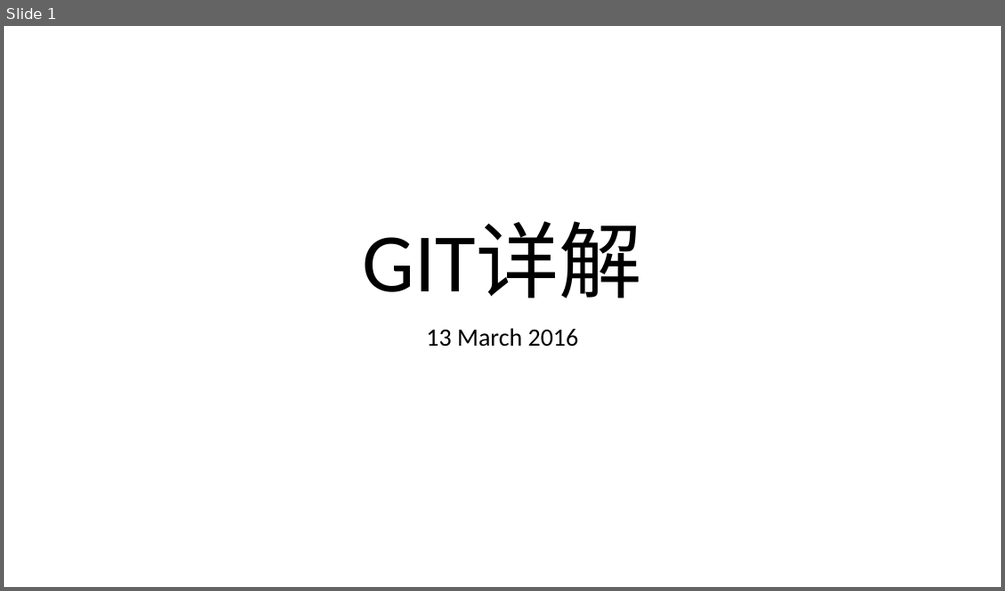
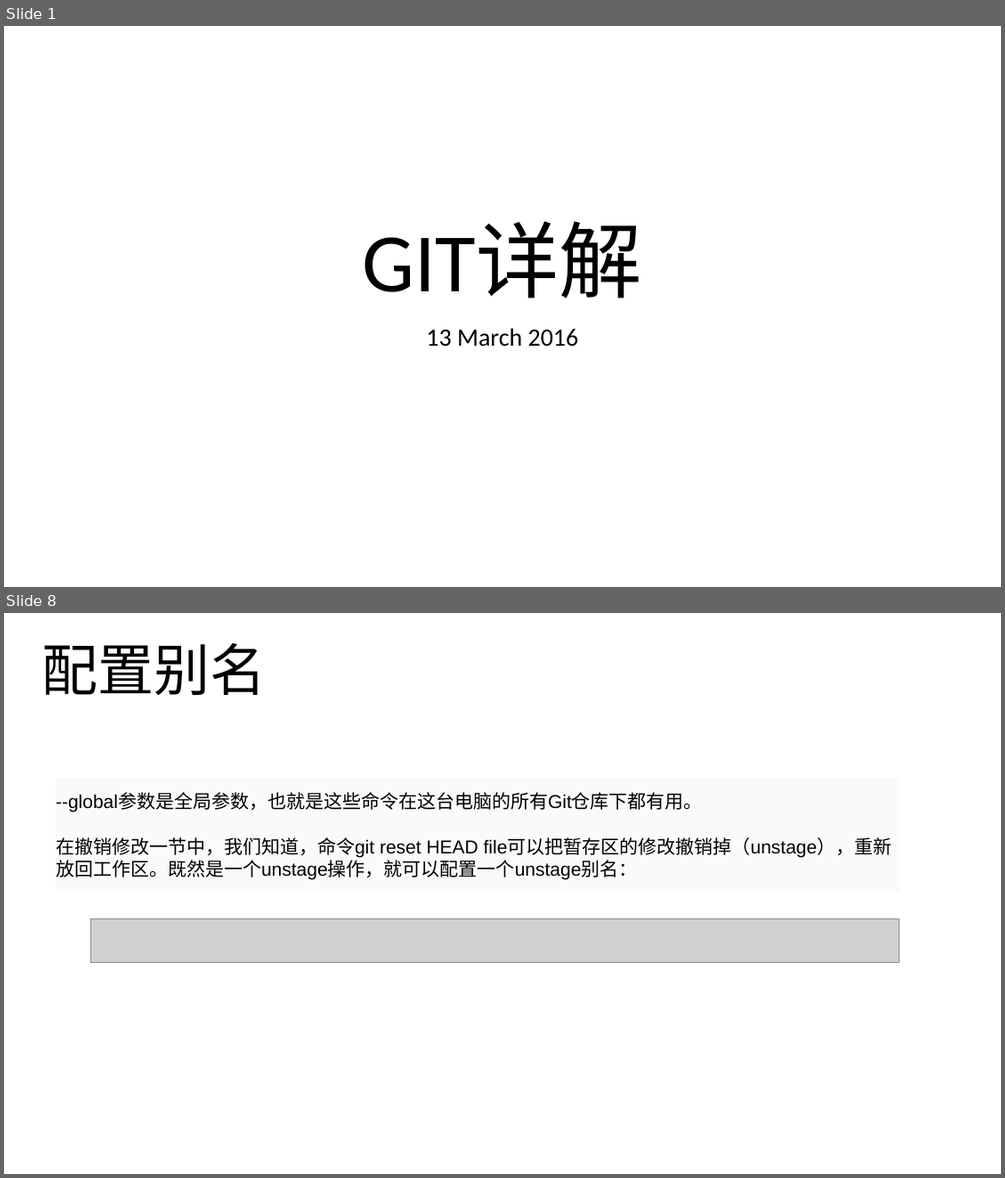
Before and after one commit to noprom/shandong, a slide deck: doc/ppt/husize.pptx. Shown one above the other, each under a label of ours: slide 1 before the commit, slides 1 and 8 after it; the slides between them are not shown. The pictures are 1005x591 and 1005x1178 pixels, drawn with LibreOffice and Linux fonts; fonts in the diff are those of the drawing; grey boxes stand for pictures. Boxes give left, top, right and bottom in pixels: in the first picture for what was removed or moved away, otherwise in the second. Text is boxed around its words. In the diff, an @@ line names an element or a change of style, - is before the commit and + after.

```diff
--- a/doc/ppt/husize.pptx
+++ b/doc/ppt/husize.pptx
@@ slide 8 added at (4, 613, 1001, 1174), background #FFFFFF @@
@@ title added at (42, 643, 267, 695), 54 pt, text #000000 @@
+配置别名
@@ subtitle added at (56, 794, 892, 880), 18 pt, text #000000 @@
+--global参数是全局参数，也就是这些命令在这台电脑的所有Git仓库下都有用。
+在撤销修改一节中，我们知道，命令git reset HEAD file可以把暂存区的修改撤销掉（unstage），重新放回工作区。既然是一个unstage操作，就可以配置一个unstage别名：
@@ picture added at (90, 918, 899, 962) @@
```
Also in this commit, not shown: 4 slides changed, 8 other slides added, 6 slides removed, 1 other file.
